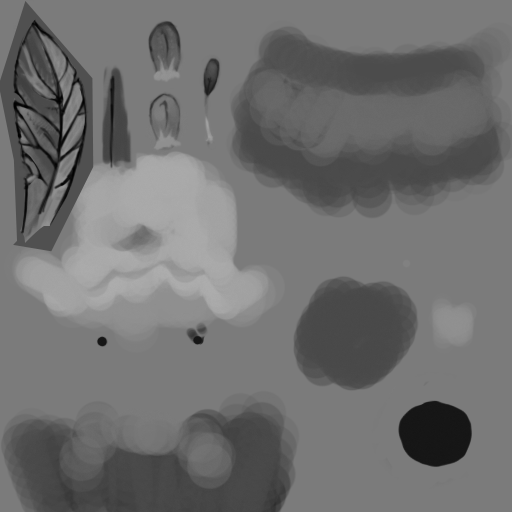
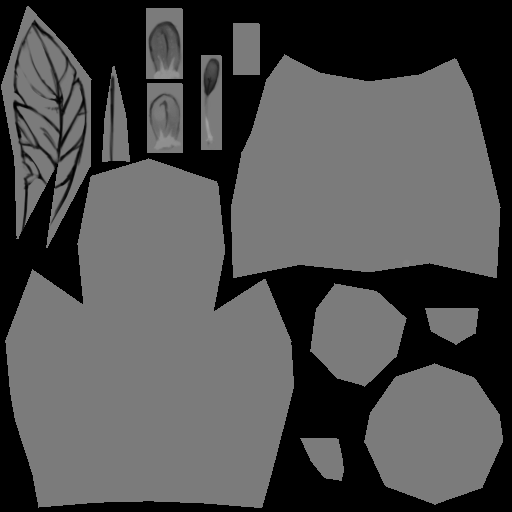
Layer changes from the first (512, 512) image to the second:
added layer "Color Fill 4" above "Layer 5" over [0, 0, 512, 512]
hid "Color Fill 3", moved it above "sketch" over [0, 1, 94, 252]
hid "Layer 1" over [0, 0, 512, 512]
